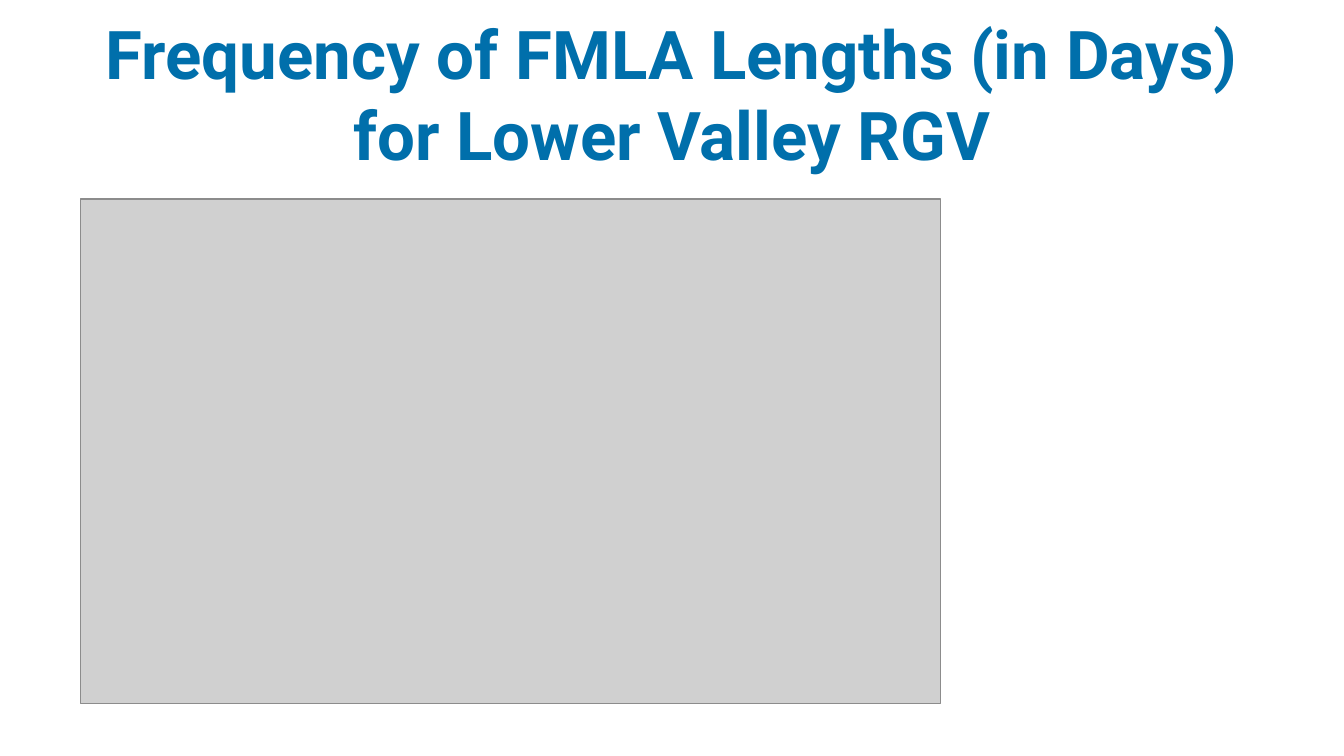
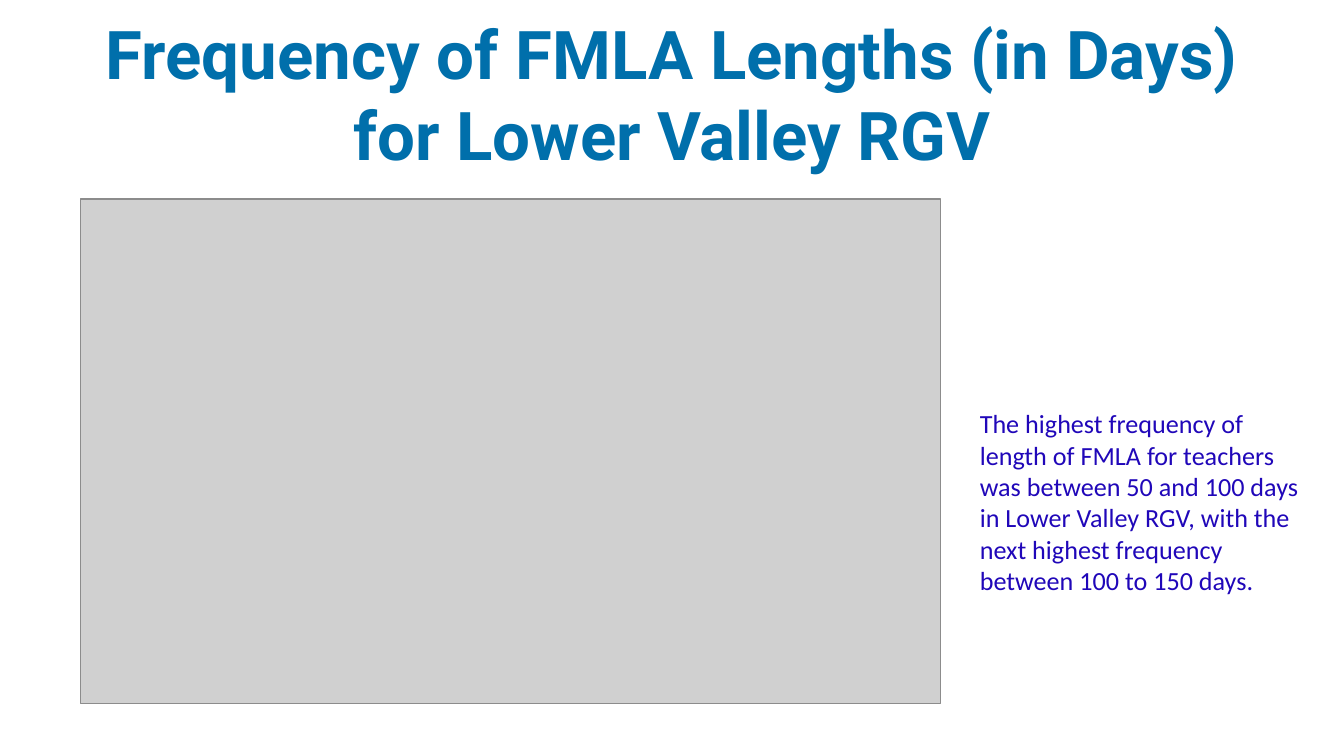
Before and after one commit to idea-analytics/Staffing_Trends_Performance_Vacancies, a slide deck: slide 44 of graphs/Staffing_Part1_23-24_preliminary_report.pptx (slide 41 before the commit). Drawn at 1344x756 pixels with LibreOffice and Linux fonts; fonts in the diff are those of the drawing; grey boxes stand for pictures; background and template pictures are left out. Boxes give left, top, right and bottom in pixels: in the first picture for what was removed or moved away, otherwise in the second. Text is boxed around its words. In the diff, an @@ line names an element or a change of style, - is before the commit and + after.

```diff
--- a/graphs/Staffing_Part1_23-24_preliminary_report.pptx
+++ b/graphs/Staffing_Part1_23-24_preliminary_report.pptx
@@ text added at box(980, 415, 1298, 595), 14 pt, text #2007B9 @@
+The highest frequency of length of FMLA for teachers was between 50 and 100 days in Lower Valley RGV, with the next highest frequency between 100 to 150 days.
```
Also in this commit, not shown: 7 other slides changed, 5 slides added, 3 other files.
